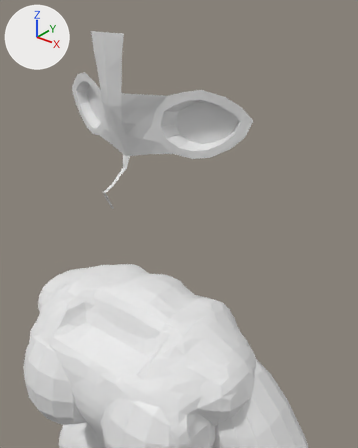
Renders of the Blender file Toys/Practices/Humanlike/Shortstack/Practice_8.blend from each side of a commit.
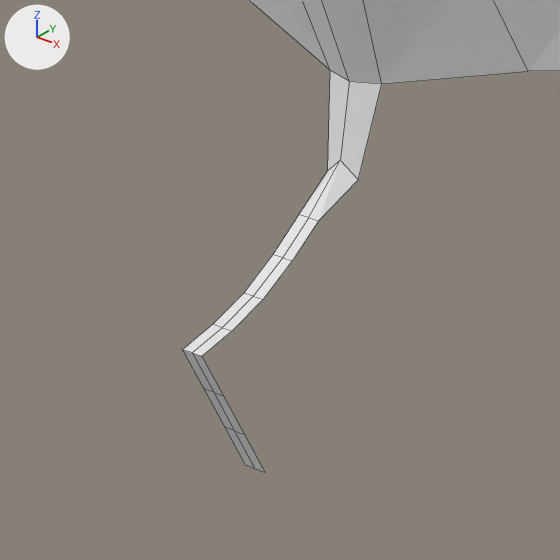
The first picture shows the older version from a 50 mm lens placed at (2.398, -2.567, 10.994), pointed at (0.265, 0.098, 9.341). The close-ups show both versions on the part from 22% to 43% of the width and 32% to 49% of the height of that picture. Every picture has the same lights, and +X, +Y and +Z are marked at upper left. The close-ups show mesh edges as thin lines.
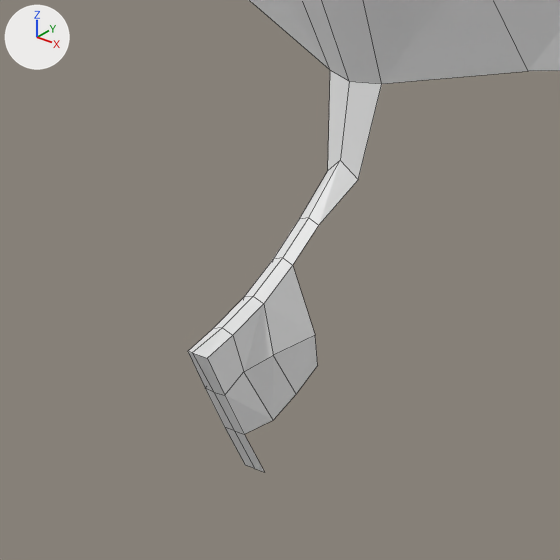
Pixel boxes [x1, y1, x2, y2] of what changed, in the close-ups (560 x 560 px):
'Cube', reshaped: before [182, 0, 560, 472]; after [188, 0, 560, 472]
part 1 of me_cube_012, built on: before [182, 325, 232, 395]; after [188, 266, 318, 434]

The edits, one by one:
me_cube_012 is used by ob_cube; location (0.0, 0.0, 8.889).
me_cube_012 had 129 vertices, 53 faces, 51 loose edges and spanned x -1.0..0.0, y -0.4..0.75, z 0.01..1.84.
me_cube_012 now has 142 vertices, 59 faces, 59 loose edges and spans x -1.0..0.0, y -0.4..0.75, z 0.01..1.84.
Part 1, on me_cube_012:
1 vertex moves from x -0.01, y -0.4, z 0.8 to x -0.01, y -0.39, z 0.8.
13 vertices are added at x -0.06..-0.01, y -0.35..-0.24, z 0.67..0.87.
8 loose edges are added.
6 new faces join them.
